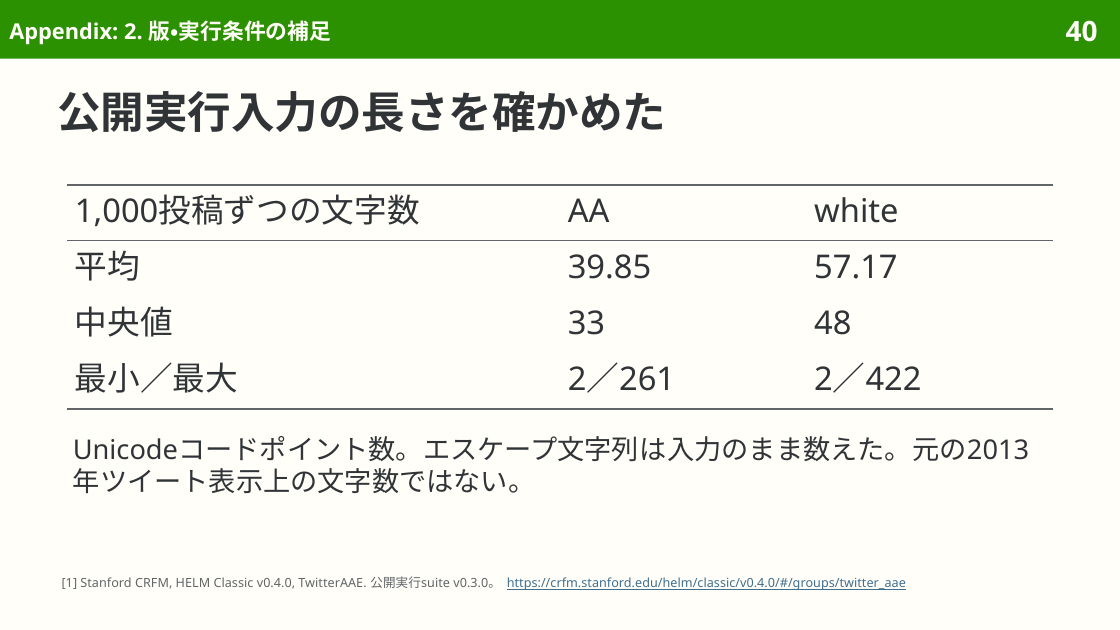
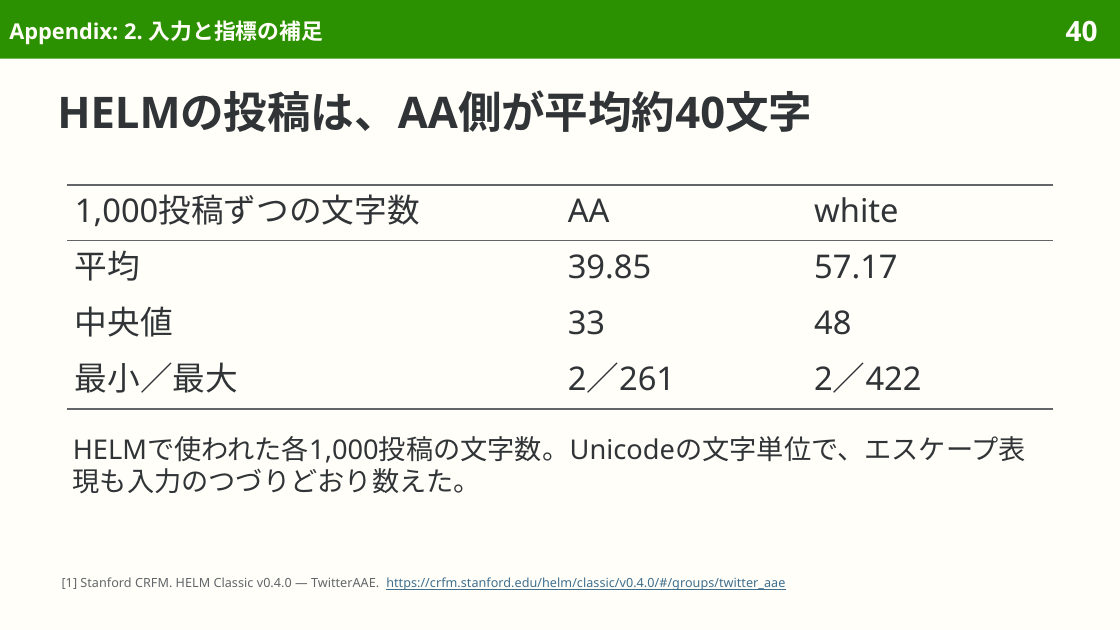
Before and after one commit to sasakiy84/datasets-in-10-minutes, a slide deck: slide 40 of slides/datasets-in-10-minutes-twitter-aae.pptx. Drawn at 1120x630 pixels with LibreOffice and Linux fonts; fonts in the diff are those of the drawing. Boxes give left, top, right and bottom in pixels: in the first picture for what was removed or moved away, otherwise in the second. Text is boxed around its words. In the diff, an @@ line names an element or a change of style, - is before the commit and + after.

Commit message:
Explain TwitterAAE selection and evaluation in natural Japanese

```diff
--- a/slides/datasets-in-10-minutes-twitter-aae.pptx
+++ b/slides/datasets-in-10-minutes-twitter-aae.pptx
@@ title at <box>9,20,323,45</box>: text changed @@
-Appendix: 2. 版・実行条件の補足
+Appendix: 2. 入力と指標の補足
@@ title at <box>57,90,812,132</box>: text changed @@
-公開実行入力の長さを確かめた
+HELMの投稿は、AA側が平均約40文字
@@ text at <box>73,436,1026,493</box>: text changed @@
-Unicodeコードポイント数。エスケープ文字列は入力のまま数えた。元の2013年ツイート表示上の文字数ではない。
+HELMで使われた各1,000投稿の文字数。Unicodeの文字単位で、エスケープ表現も入力のつづりどおり数えた。
@@ text at <box>62,577,785,590</box>: text changed @@
-[1] Stanford CRFM, HELM Classic v0.4.0, TwitterAAE. 公開実行suite v0.3.0。 https://crfm.stanford.edu/helm/classic/v0.4.0/#/groups/twitter_aae
+[1] Stanford CRFM. HELM Classic v0.4.0 — TwitterAAE. https://crfm.stanford.edu/helm/classic/v0.4.0/#/groups/twitter_aae
```
Also in this commit, not shown: 36 other slides changed, 1 slide removed, 34 other files.
